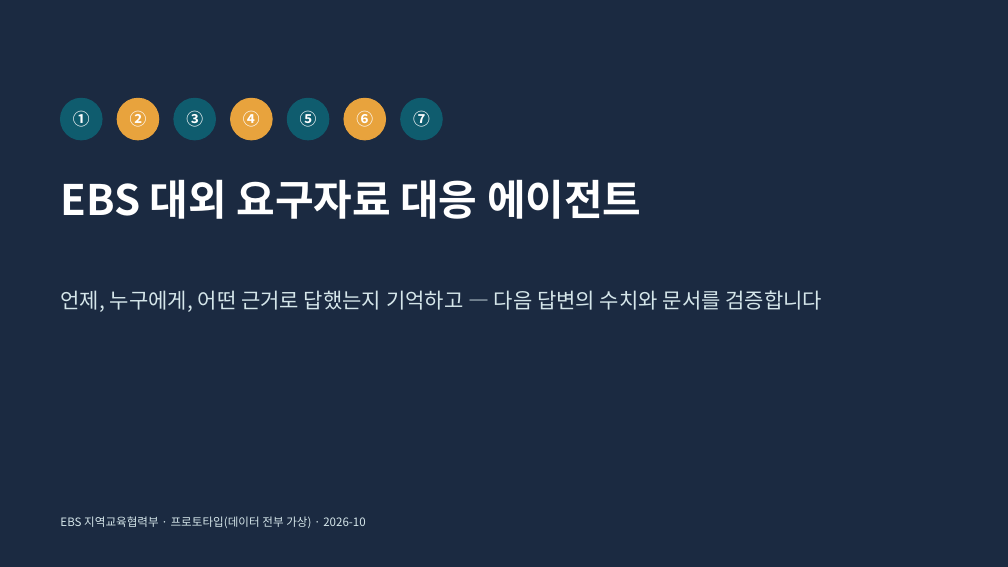
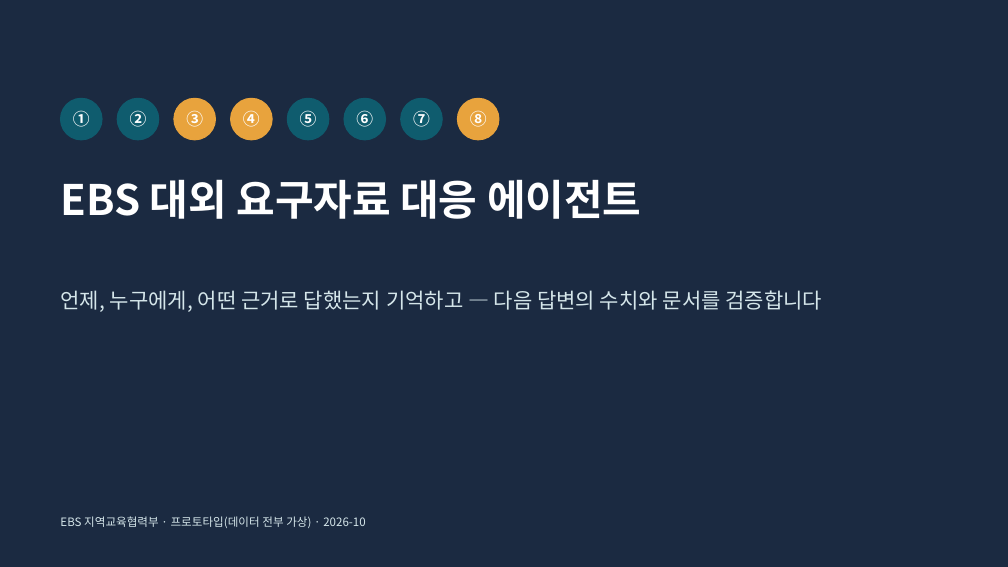
Before and after one commit to lts134/ebsjajucenter, a slide deck: slide 1 of app/docs/발표자료_EBS_요구자료대응에이전트.pptx. Drawn at 1008x567 pixels with LibreOffice and Linux fonts; fonts in the diff are those of the drawing. Boxes give left, top, right and bottom in pixels: in the first picture for what was removed or moved away, otherwise in the second. Text is boxed around its words. In the diff, an @@ line names an element or a change of style, - is before the commit and + after.

```diff
--- a/app/docs/발표자료_EBS_요구자료대응에이전트.pptx
+++ b/app/docs/발표자료_EBS_요구자료대응에이전트.pptx
@@ ellipse at (117,98,159,140): fill #E8A33D to #0F5C6E; outline #E8A33D 1 pt to #0F5C6E 1 pt @@
@@ ellipse at (174,98,216,140): fill #0F5C6E to #E8A33D; outline #0F5C6E 1 pt to #E8A33D 1 pt @@
@@ ellipse at (344,98,386,140): fill #E8A33D to #0F5C6E; outline #E8A33D 1 pt to #0F5C6E 1 pt @@
@@ ellipse added at (457,98,499,140), fill #E8A33D, outline #E8A33D 1 pt @@
@@ text added at (470,110,487,127), 16 pt, text #FFFFFF, bold @@
+⑧
```
Also in this commit, not shown: 7 other slides changed, 2 slides added, 40 other files.
